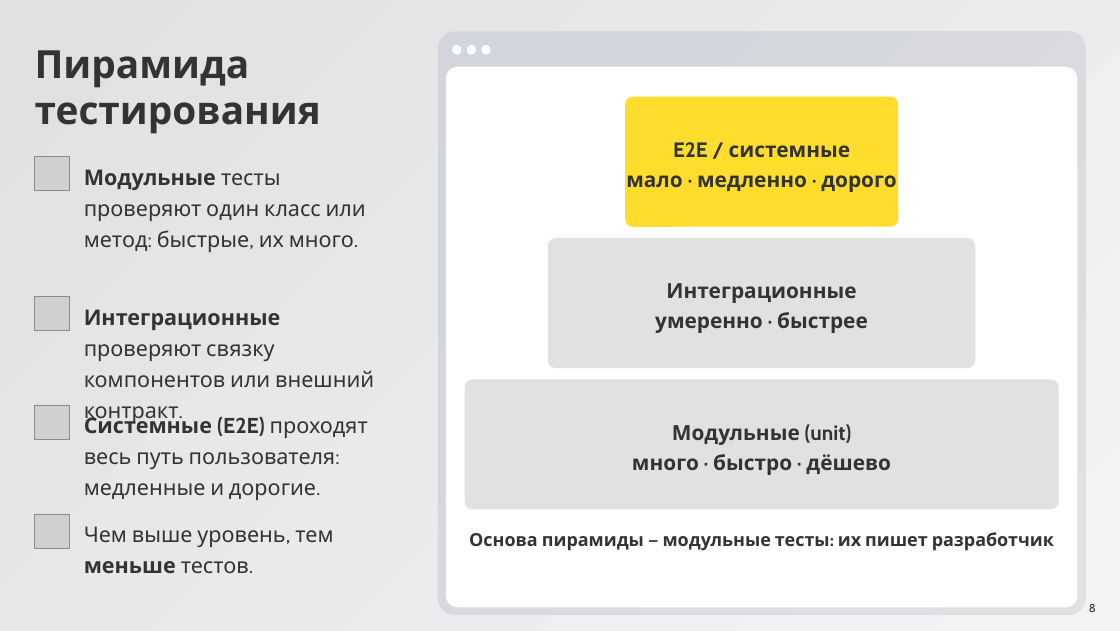
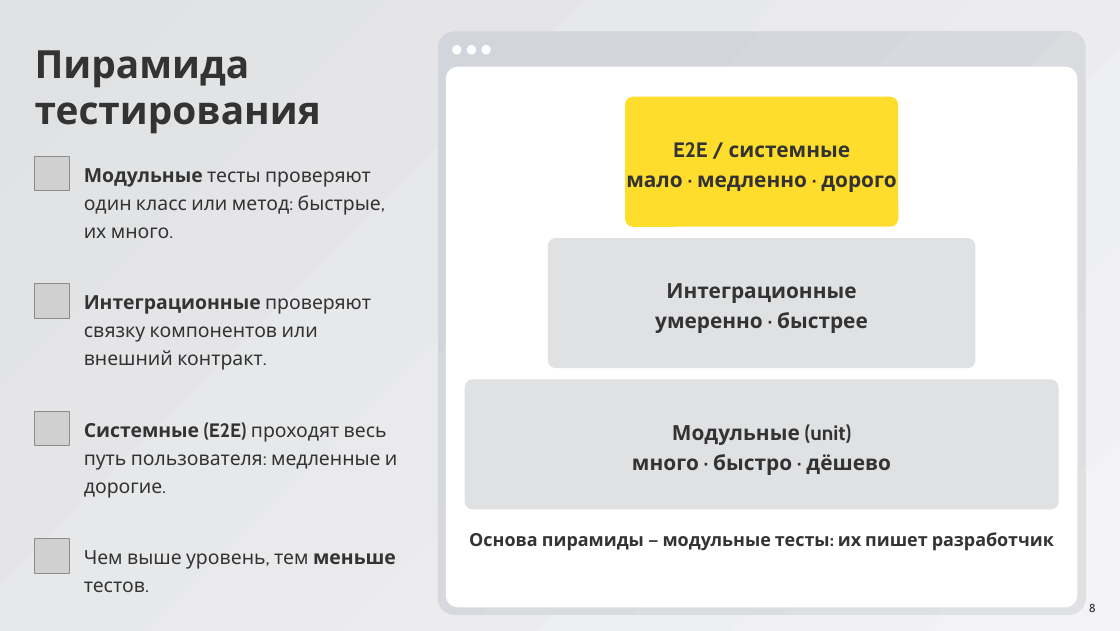
Before and after one commit to ArthurAipov/market-pulse-innopolis, a slide deck: slide 8 of advanced/docs/seminar8/Семинар 8.pptx. Drawn at 1120x631 pixels with LibreOffice and Linux fonts; fonts in the diff are those of the drawing; grey boxes stand for pictures. Boxes give left, top, right and bottom in pixels: in the first picture for what was removed or moved away, otherwise in the second. Text is boxed around its words. In the diff, an @@ line names an element or a change of style, - is before the commit and + after.

```diff
--- a/advanced/docs/seminar8/Семинар 8.pptx
+++ b/advanced/docs/seminar8/Семинар 8.pptx
@@ picture moved from (x1=35, y1=296, x2=69, y2=331) to (x1=35, y1=284, x2=69, y2=319) @@
@@ text "Интеграционные проверяют связку компонентов или ..." moved from (x1=84, y1=309, x2=374, y2=424) to (x1=84, y1=295, x2=371, y2=370) @@
@@ picture moved from (x1=35, y1=405, x2=69, y2=440) to (x1=35, y1=411, x2=69, y2=446) @@
@@ picture moved from (x1=35, y1=514, x2=69, y2=549) to (x1=35, y1=539, x2=69, y2=574) @@
@@ size 30 to 27 pt in 4 elements at (x1=84, y1=295, x2=371, y2=370), (x1=84, y1=168, x2=381, y2=238), (x1=84, y1=422, x2=397, y2=498), (x1=84, y1=550, x2=396, y2=592) @@
@@ text "Чем выше уровень, тем меньше ..." moved from (x1=84, y1=526, x2=333, y2=573) to (x1=84, y1=550, x2=396, y2=592) @@
```
Also in this commit, not shown: 30 other slides changed.
